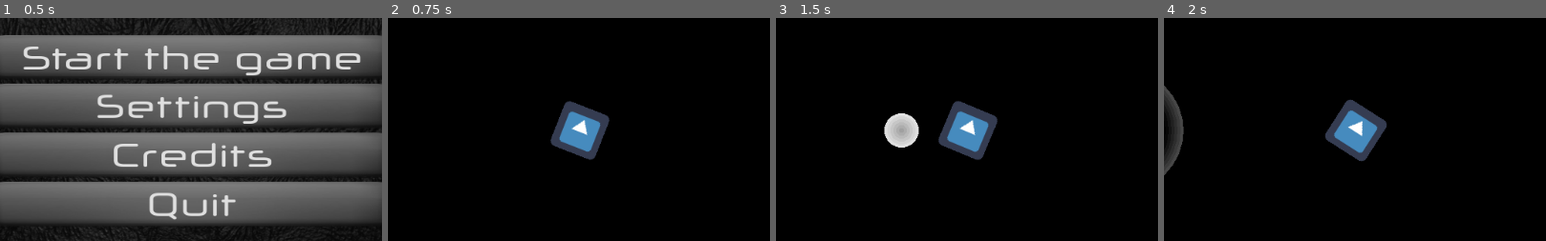
Above: before the commit, frames 1-4 (left to right).
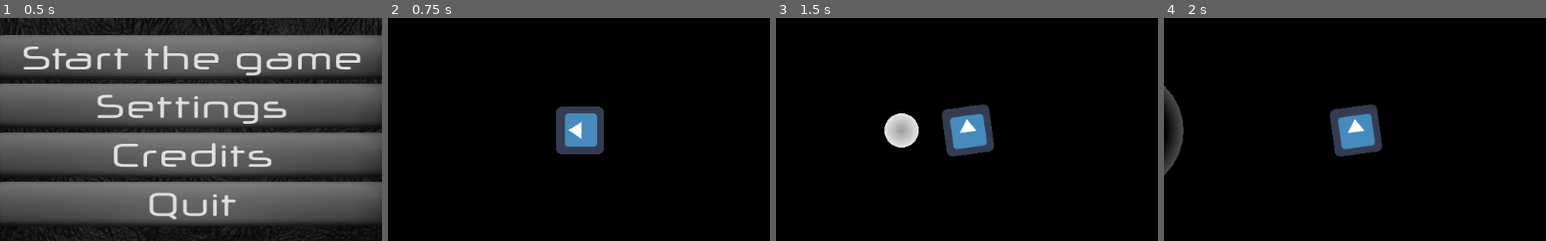
Above: after the commit, the same moments.

Repository: vodpox/ggj2018
Game: Godot game, scene res://Scenes/Start screen.tscn
The game is run twice, just before and just after one commit, with the same random seed, the same clock (stepped at 60 frames per second) and the same inputs. The engine's default icon, where the game draws it, is replaced by a stand-in: a white triangle on a blue panel in a dark square.
Inputs (mouse positions are % of the whole screen's width and height, from its top left):
- Up to frame 1 (0.5 s): no input
- Up to frame 2 (0.75 s): click "Start the game" at 0.5 s
- Up to frame 3 (1.5 s): tap Enter at 1.25 s; move the mouse to (72, 45) at 1.27 s; press the mouse at (72, 45) at 1.28 s; hold Right (ui_right) from 1.28 s (still down)
- Up to frame 4 (2 s): keep holding Right (ui_right)
The pictures show only the part of the screen within x 25-75%, y 25-75%; the shares and areas given below are measured in that part.

Frame 1 is identical in both runs. In frame 2, 1.2% of the frame differs, in the area x 42-58%, y 37-64%; in frame 3, 1.4%; in frame 4, 1.5%, in the area x 42-59%, y 36-65%.

Commit message:
fixed camera coors

Diff:
--- a/Scenes/Player.gd
+++ b/Scenes/Player.gd
@@ -47,10 +47,13 @@
 		velocity = velocity.normalized() * speed * delta
 		move_and_collide(velocity)
 
-	rotation = position.angle_to_point(get_viewport().get_mouse_position()) + PI
+	rotation = position.angle_to_point(get_global_mouse_position()) + PI
 
 	velocity.x = 0
 	velocity.y = 0
+
+	print($Camera2D.get_camera_position())
+	print($Camera2D.get_camera_screen_center())
 
 
 func shoot():
